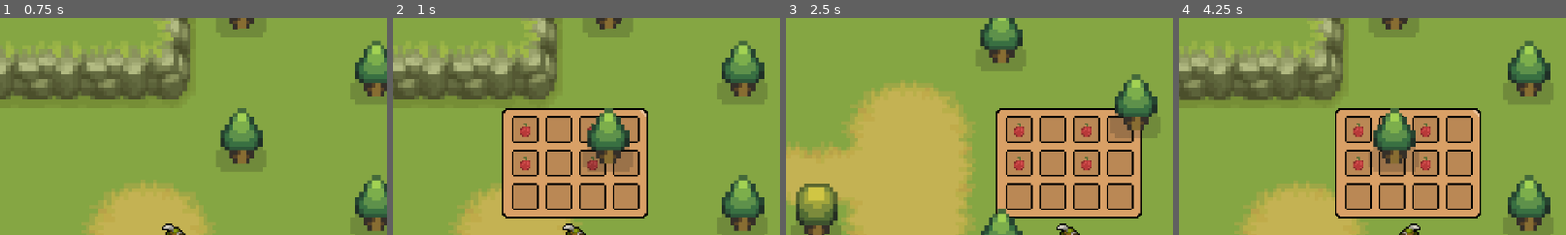
Above: before the commit, frames 1-4 (left to right).
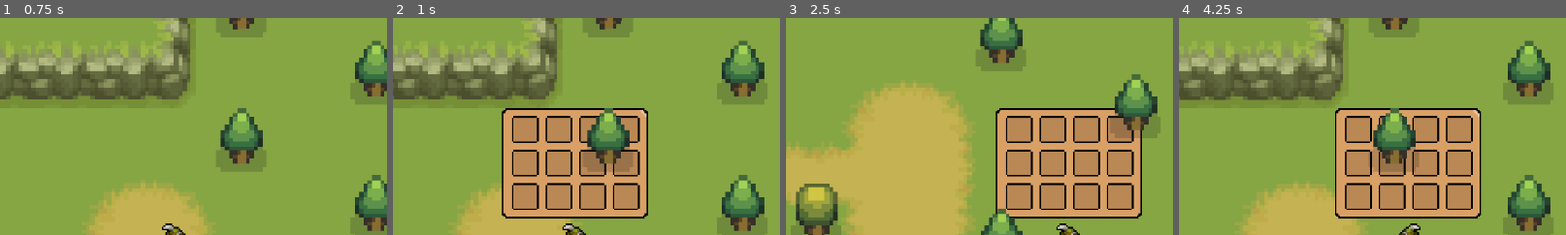
Above: after the commit, the same moments.

Repository: imkaywu/rpc-000
Game: Godot game, scene res://scene/world.tscn
The game is run twice, just before and just after one commit, with the same random seed, the same clock (stepped at 60 frames per second) and the same inputs. This scene is started directly instead of the project's main scene.
Inputs:
- Up to frame 1 (0.75 s): tap Enter at 0.5 s; hold D (right) from 0.53 s (still down); tap E (e) at 0.6 s
- Up to frame 2 (1 s): keep holding D (right); tap I (i) at 0.8 s
- Up to frame 3 (2.5 s): release D (right) at 1.28 s; hold S (down) 1.28-2.03 s; tap I (i) at 1.35, 2.3 s; tap E (e) at 1.55, 2.1 s; hold D (right) from 2.03 s (still down)
- Up to frame 4 (4.25 s): release D (right) at 2.78 s; hold W (up) 2.78-3.53 s; tap I (i) at 2.85, 3.8 s; tap E (e) at 3.05, 3.6 s; hold A (left) from 3.53 s (still down)
The pictures show only the part of the screen within x 28-78%, y 0-50%; the shares and areas given below are measured in that part.

Frame 1 is identical in both runs. In frame 2, 0.4% of the frame differs, in the area x 32-53%, y 48-71%; in frame 3, 0.5%, in the area x 58-79%, y 48-71%; in frame 4, 0.5%.

Commit message:
collect items to inventory

Diff:
--- a/inventory/InventoryUI.gd
+++ b/inventory/InventoryUI.gd
@@ -7,12 +7,13 @@
 var is_open = false
 
 func _ready():
+	inventory.update.connect(update_slots)
 	update_slots()
 	close()
 
 func update_slots():
-	for i in range(min(inventory.items.size(), slots.size())):
-		slots[i].update(inventory.items[i])
+	for i in range(min(inventory.slots.size(), slots.size())):
+		slots[i].update(inventory.slots[i])
 
 func _process(delta):
 	if Input.is_action_just_pressed('i'):
--- a/inventory/inventory.gd
+++ b/inventory/inventory.gd
@@ -2,4 +2,17 @@
 
 class_name Inventory
 
-@export var items: Array[InventoryItem]
+signal update
+
+@export var slots: Array[InventorySlot]
+
+func insert(item: InventoryItem):
+	var item_slots = slots.filter(func(slot): return slot.item == item)
+	if !item_slots.is_empty():
+		item_slots[0].count += 1
+	else:
+		var empty_slots = slots.filter(func(slot): return slot.item == null)
+		if !empty_slots.is_empty():
+			empty_slots[0].item = item
+			empty_slots[0].count = 1
+	update.emit()
--- /dev/null
+++ b/inventory/inventory_slot.gd
@@ -0,0 +1,6 @@
+extends Resource
+
+class_name InventorySlot
+
+@export var item: InventoryItem
+@export var count: int
--- a/inventory/inventory_ui_slot.gd
+++ b/inventory/inventory_ui_slot.gd
@@ -2,10 +2,15 @@
 
 
 @onready var item_visual: Sprite2D = $CenterContainer/Panel/ItemDisplay
+@onready var item_count: Label = $CenterContainer/Panel/Label
 
-func update(item: InventoryItem):
-	if !item:
+func update(slot: InventorySlot):
+	if !slot.item:
 		item_visual.visible = false
+		item_count.visible = false
 	else:
 		item_visual.visible = true
-		item_visual.texture = item.texture
+		item_visual.texture = slot.item.texture
+		if slot.count > 1:
+			item_count.visible = true
+		item_count.text = str(slot.count)
--- a/inventory/inventory_ui_slot.tscn
+++ b/inventory/inventory_ui_slot.tscn
@@ -25,3 +25,14 @@
 
 [node name="ItemDisplay" type="Sprite2D" parent="CenterContainer/Panel"]
 position = Vector2(2.08165e-12, 2.08165e-12)
+
+[node name="Label" type="Label" parent="CenterContainer/Panel"]
+custom_minimum_size = Vector2(19, 23)
+layout_mode = 0
+offset_left = 1.0
+offset_top = 1.0
+offset_right = 20.0
+offset_bottom = 24.0
+scale = Vector2(0.3, 0.3)
+text = "99"
+horizontal_alignment = 2
--- /dev/null
+++ b/inventory/items/stick.tres
@@ -0,0 +1,9 @@
+[gd_resource type="Resource" script_class="InventoryItem" load_steps=3 format=3 uid="uid://2iuhb2ssuuku"]
+
+[ext_resource type="Script" path="res://inventory/inventory_item.gd" id="1_ideae"]
+[ext_resource type="Texture2D" uid="uid://bb7fhkcrmstjv" path="res://art/environment/stick-icon.png" id="2_qkwmu"]
+
+[resource]
+script = ExtResource("1_ideae")
+name = "stick"
+texture = ExtResource("2_qkwmu")
--- a/inventory/player_inventory.tres
+++ b/inventory/player_inventory.tres
@@ -1,8 +1,56 @@
-[gd_resource type="Resource" script_class="Inventory" load_steps=3 format=3 uid="uid://bcbp2ihyu07cl"]
+[gd_resource type="Resource" script_class="Inventory" load_steps=15 format=3 uid="uid://bcbp2ihyu07cl"]
 
-[ext_resource type="Resource" uid="uid://nrn0idvox2p" path="res://inventory/items/apple.tres" id="1_u0ths"]
 [ext_resource type="Script" path="res://inventory/inventory.gd" id="2_bqi51"]
+[ext_resource type="Script" path="res://inventory/inventory_slot.gd" id="2_lnbh6"]
+
+[sub_resource type="Resource" id="Resource_xhc3v"]
+script = ExtResource("2_lnbh6")
+count = 0
+
+[sub_resource type="Resource" id="Resource_418yb"]
+script = ExtResource("2_lnbh6")
+count = 0
+
+[sub_resource type="Resource" id="Resource_0qpqg"]
+script = ExtResource("2_lnbh6")
+count = 0
+
+[sub_resource type="Resource" id="Resource_sjc1p"]
+script = ExtResource("2_lnbh6")
+count = 0
+
+[sub_resource type="Resource" id="Resource_u0tfj"]
+script = ExtResource("2_lnbh6")
+count = 0
+
+[sub_resource type="Resource" id="Resource_0ihts"]
+script = ExtResource("2_lnbh6")
+count = 0
+
+[sub_resource type="Resource" id="Resource_dsllp"]
+script = ExtResource("2_lnbh6")
+count = 0
+
+[sub_resource type="Resource" id="Resource_o8t0q"]
+script = ExtResource("2_lnbh6")
+count = 0
+
+[sub_resource type="Resource" id="Resource_efdha"]
+script = ExtResource("2_lnbh6")
+count = 0
+
+[sub_resource type="Resource" id="Resource_8lk00"]
+script = ExtResource("2_lnbh6")
+count = 0
+
+[sub_resource type="Resource" id="Resource_2ilqd"]
+script = ExtResource("2_lnbh6")
+count = 0
+
+[sub_resource type="Resource" id="Resource_8yriq"]
+script = ExtResource("2_lnbh6")
+count = 0
 
 [resource]
 script = ExtResource("2_bqi51")
-items = Array[Resource("res://inventory/inventory_item.gd")]([ExtResource("1_u0ths"), null, ExtResource("1_u0ths"), null, ExtResource("1_u0ths"), null, ExtResource("1_u0ths"), null, null, null, null, null])
+slots = Array[ExtResource("2_lnbh6")]([SubResource("Resource_xhc3v"), SubResource("Resource_418yb"), SubResource("Resource_0qpqg"), SubResource("Resource_sjc1p"), SubResource("Resource_u0tfj"), SubResource("Resource_0ihts"), SubResource("Resource_dsllp"), SubResource("Resource_o8t0q"), SubResource("Resource_efdha"), SubResource("Resource_8lk00"), SubResource("Resource_2ilqd"), SubResource("Resource_8yriq")])
--- a/scene/apple_collectable.tscn
+++ b/scene/apple_collectable.tscn
@@ -1,7 +1,7 @@
 [gd_scene load_steps=8 format=3 uid="uid://dbtp3j8eyb51l"]
 
 [ext_resource type="Texture2D" uid="uid://yggp7camgd38" path="res://art/environment/apple-icon.png" id="1_h0bgp"]
-[ext_resource type="Script" path="res://script/apple_collectable.gd" id="1_rtbkn"]
+[ext_resource type="Script" path="res://scene/apple_collectable.gd" id="1_r2pji"]
 
 [sub_resource type="AtlasTexture" id="AtlasTexture_hnqk6"]
 atlas = ExtResource("1_h0bgp")
@@ -105,7 +105,7 @@
 }
 
 [node name="AppleCollectable" type="StaticBody2D"]
-script = ExtResource("1_rtbkn")
+script = ExtResource("1_r2pji")
 
 [node name="AnimatedSprite2D" type="AnimatedSprite2D" parent="."]
 position = Vector2(2.08165e-12, 18)
--- a/scene/apple_tree.tscn
+++ b/scene/apple_tree.tscn
@@ -1,7 +1,8 @@
-[gd_scene load_steps=7 format=3 uid="uid://berb6omnu446o"]
+[gd_scene load_steps=8 format=3 uid="uid://berb6omnu446o"]
 
 [ext_resource type="Script" path="res://script/apple_tree.gd" id="1_ot320"]
 [ext_resource type="Texture2D" uid="uid://bypc1hjx2hr5u" path="res://art/environment/survivalgame-appletree.png" id="2_3ynfm"]
+[ext_resource type="Resource" uid="uid://nrn0idvox2p" path="res://inventory/items/apple.tres" id="2_ab870"]
 
 [sub_resource type="AtlasTexture" id="AtlasTexture_kap62"]
 atlas = ExtResource("2_3ynfm")
@@ -35,6 +36,7 @@
 
 [node name="AppleTree" type="Node2D"]
 script = ExtResource("1_ot320")
+item = ExtResource("2_ab870")
 
 [node name="AnimatedSprite2D" type="AnimatedSprite2D" parent="."]
 sprite_frames = SubResource("SpriteFrames_wemvp")
--- a/script/Player.gd
+++ b/script/Player.gd
@@ -42,3 +42,7 @@
 
 func player():
 	pass
+
+
+func collect(item):
+	inventory.insert(item)
--- a/script/apple_tree.gd
+++ b/script/apple_tree.gd
@@ -2,8 +2,11 @@
 
 var zoom = 2.5
 var state = "no apples" # no apples, apples
+var player = null
 var player_in_area = false
 var apple = preload('res://scene/apple_collectable.tscn')
+
+@export var item: InventoryItem
 
 # Called when the node enters the scene tree for the first time.
 func _ready():
@@ -26,11 +29,13 @@
 func _on_pickable_area_body_entered(body):
 	if body.has_method('player'):
 		player_in_area = true
+		player = body
 
 
 func _on_pickable_area_body_exited(body):
 	if body.has_method('player'):
 		player_in_area = false
+		player = null
 
 
 func _on_growth_timer_timeout():
@@ -42,6 +47,6 @@
 	var apple_instance = apple.instantiate()
 	apple_instance.global_position = $Marker2D.global_position / zoom
 	get_parent().add_child(apple_instance)
-
+	player.collect(item)
 	await get_tree().create_timer(3).timeout
 	$GrowthTimer.start()
Renamed: script/apple_collectable.gd -> scene/apple_collectable.gd
